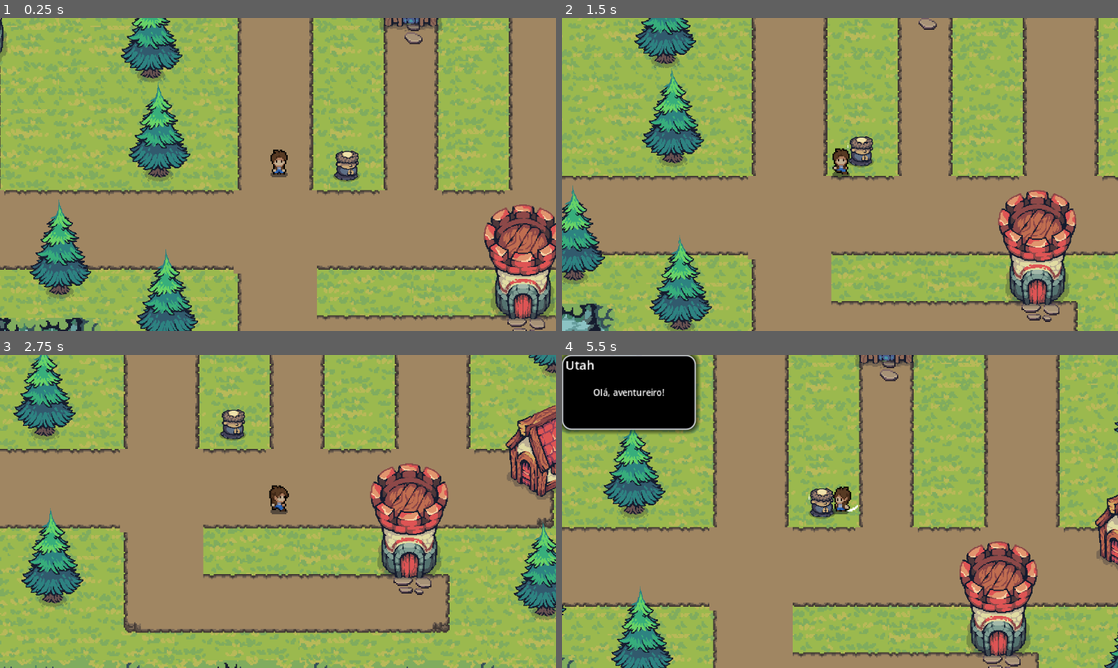
Above: before the commit, frames 1-4 (two rows, left to right).
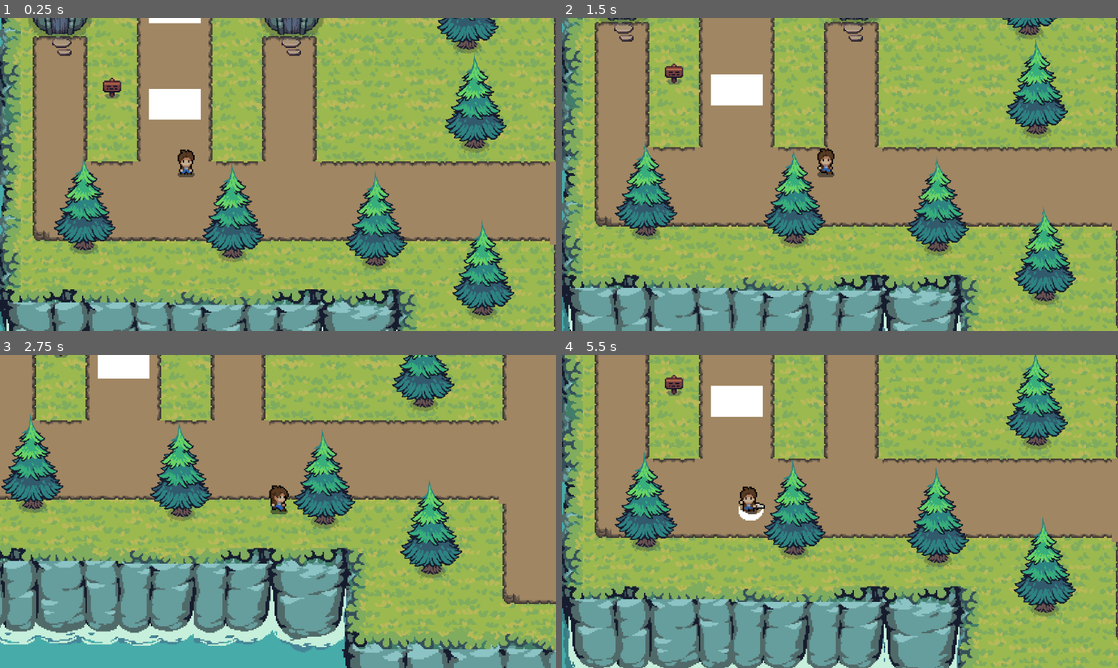
Above: after the commit, the same moments.

Repository: johanpq/game_godot
Game: Godot game, scene res://Scenario/scenario.tscn
Same seed, same stepped clock (60 frames per second), same inputs: the game is played once before the commit and once after it. This scene is started directly instead of the project's main scene.
Inputs:
- Up to frame 1 (0.25 s): no input
- Up to frame 2 (1.5 s): tap Enter (ui_accept) at 0.5, 0.77 s; hold D (move_right) 0.53-1.28 s; tap P (attack) at 0.6 s; hold S (move_down) from 1.28 s (still down); tap F (get_item) at 1.35 s
- Up to frame 3 (2.75 s): tap Enter (ui_accept) at 1.52 s; release S (move_down) at 2.03 s; hold D (move_right) from 2.03 s (still down); hold I (mural_quests) from 2.03 s (still down)
- Up to frame 4 (5.5 s): release D (move_right) at 2.78 s; release I (mural_quests) at 2.78 s; hold W (move_up) 2.78-3.53 s; tap P (attack) at 2.85, 5.1 s; tap Enter (ui_accept) at 3.02, 3.77, 4.52 s; hold A (move_left) 3.53-5.03 s; tap F (get_item) at 3.6 s; tap I (mural_quests) at 4.35 s; hold S (move_down) from 5.03 s (still down)

The runs differ from the first frame. In frame 1, 74% of the frame differs, in the area x 0-100%, y 0-100%; in frame 2, 77%; in frame 3, 79%; in frame 4, 81%.

Commit message:
feat: added first quest and logic to switch to scenarios

Diff:
--- /dev/null
+++ b/Scenario/level1.tscn
@@ -0,0 +1,3 @@
+[gd_scene format=3 uid="uid://dlth6r7kr30ve"]
+
+[node name="Node2D" type="Node2D"]
--- /dev/null
+++ b/Scenario/quests/quest_1.tscn
@@ -0,0 +1,28 @@
+[gd_scene load_steps=4 format=3 uid="uid://im85oumulcu1"]
+
+[ext_resource type="Script" uid="uid://c7iowq8ulfktn" path="res://Scenario/quests/scripts/quest_1.gd" id="1_21twp"]
+
+[sub_resource type="CanvasTexture" id="CanvasTexture_3b1x2"]
+
+[sub_resource type="RectangleShape2D" id="RectangleShape2D_3b1x2"]
+size = Vector2(32, 20)
+
+[node name="Quest1" type="Node2D"]
+scale = Vector2(0.6, 0.6)
+script = ExtResource("1_21twp")
+
+[node name="Area2D" type="Area2D" parent="."]
+position = Vector2(-5, 0)
+
+[node name="Sprite2D" type="Sprite2D" parent="Area2D"]
+position = Vector2(6.79329, 0.14483)
+rotation = 3.14159
+scale = Vector2(32.8631, -19.8282)
+texture = SubResource("CanvasTexture_3b1x2")
+
+[node name="CollisionShape2D" type="CollisionShape2D" parent="Area2D"]
+position = Vector2(7, 0)
+shape = SubResource("RectangleShape2D_3b1x2")
+debug_color = Color(0.878431, 0.819608, 0, 0.419608)
+
+[connection signal="body_entered" from="Area2D" to="." method="_on_area_2d_body_entered"]
--- /dev/null
+++ b/Scenario/quests/scripts/quest_1.gd
@@ -0,0 +1,19 @@
+extends Node2D
+
+var qnt : int = 0
+
+# Called when the node enters the scene tree for the first time.
+func _ready() -> void:
+	qnt = get_tree().get_nodes_in_group("quest1").size()
+
+func _on_area_2d_body_entered(body: Node2D) -> void:
+	queue_free()
+	if qnt <= 0:
+		GlobalVariables.quest_completed.append("Utah")
+		return
+	qnt -= 1
+
+
+# Called every frame. 'delta' is the elapsed time since the previous frame.
+func _process(delta: float) -> void:
+	pass
--- a/Scenario/scenario.tscn
+++ b/Scenario/scenario.tscn
@@ -1,9 +1,10 @@
-[gd_scene load_steps=35 format=4 uid="uid://bfl0bwcxhfrci"]
+[gd_scene load_steps=44 format=4 uid="uid://bfl0bwcxhfrci"]
 
 [ext_resource type="PackedScene" uid="uid://d0825uxp8afud" path="res://TitleMapLayer/tile_map_layer.tscn" id="1_iwm72"]
 [ext_resource type="PackedScene" uid="uid://k00yvrjm63ux" path="res://npc/npc.tscn" id="2_blswb"]
 [ext_resource type="Texture2D" uid="uid://vh5fwiofp517" path="res://Tiny Swords (Free Pack)/Units/Black Units/Monk/Idle.png" id="3_iwm72"]
 [ext_resource type="PackedScene" uid="uid://c5xviqa6tjxo8" path="res://character/character.tscn" id="4_1eo50"]
+[ext_resource type="Texture2D" uid="uid://bjlk788pfdk36" path="res://Tiny Swords (Free Pack)/Units/Yellow Units/Monk/Idle.png" id="5_cfce6"]
 [ext_resource type="PackedScene" uid="uid://nanf2cwywhgx" path="res://warming/warming.tscn" id="6_0rbo8"]
 [ext_resource type="PackedScene" uid="uid://cydtjy474h63f" path="res://trees/trees_1.tscn" id="7_1eo50"]
 [ext_resource type="Texture2D" uid="uid://cpmchlb8l5als" path="res://Tiny Swords (Free Pack)/Buildings/Red Buildings/House2.png" id="8_e38fm"]
@@ -13,6 +14,7 @@
 [ext_resource type="Texture2D" uid="uid://brj7byhfqyn2f" path="res://Tiny Swords (Free Pack)/Buildings/Blue Buildings/House1.png" id="12_15ync"]
 [ext_resource type="Texture2D" uid="uid://dossqhwwkr280" path="res://Tiny Swords (Free Pack)/Buildings/Black Buildings/Tower.png" id="13_ckxih"]
 [ext_resource type="Texture2D" uid="uid://7kpwntj778pc" path="res://Tiny Swords (Free Pack)/Buildings/Red Buildings/Tower.png" id="14_obhoj"]
+[ext_resource type="PackedScene" uid="uid://im85oumulcu1" path="res://Scenario/quests/quest_1.tscn" id="15_b1tl3"]
 
 [sub_resource type="AtlasTexture" id="AtlasTexture_rsc1k"]
 atlas = ExtResource("3_iwm72")
@@ -58,6 +60,56 @@
 }, {
 "duration": 1.0,
 "texture": SubResource("AtlasTexture_ckxih")
+}],
+"loop": true,
+"name": &"default",
+"speed": 5.0
+}]
+
+[sub_resource type="AtlasTexture" id="AtlasTexture_obhoj"]
+atlas = ExtResource("5_cfce6")
+region = Rect2(0, 0, 192, 192)
+
+[sub_resource type="AtlasTexture" id="AtlasTexture_l3pbu"]
+atlas = ExtResource("5_cfce6")
+region = Rect2(192, 0, 192, 192)
+
+[sub_resource type="AtlasTexture" id="AtlasTexture_1a3ta"]
+atlas = ExtResource("5_cfce6")
+region = Rect2(384, 0, 192, 192)
+
+[sub_resource type="AtlasTexture" id="AtlasTexture_x12u1"]
+atlas = ExtResource("5_cfce6")
+region = Rect2(576, 0, 192, 192)
+
+[sub_resource type="AtlasTexture" id="AtlasTexture_73wn7"]
+atlas = ExtResource("5_cfce6")
+region = Rect2(768, 0, 192, 192)
+
+[sub_resource type="AtlasTexture" id="AtlasTexture_37diw"]
+atlas = ExtResource("5_cfce6")
+region = Rect2(960, 0, 192, 192)
+
+[sub_resource type="SpriteFrames" id="SpriteFrames_vr4ks"]
+animations = [{
+"frames": [{
+"duration": 1.0,
+"texture": SubResource("AtlasTexture_obhoj")
+}, {
+"duration": 1.0,
+"texture": SubResource("AtlasTexture_l3pbu")
+}, {
+"duration": 1.0,
+"texture": SubResource("AtlasTexture_1a3ta")
+}, {
+"duration": 1.0,
+"texture": SubResource("AtlasTexture_x12u1")
+}, {
+"duration": 1.0,
+"texture": SubResource("AtlasTexture_73wn7")
+}, {
+"duration": 1.0,
+"texture": SubResource("AtlasTexture_37diw")
 }],
 "loop": true,
 "name": &"default",
@@ -941,14 +993,31 @@
 
 [node name="Water" parent="." instance=ExtResource("1_iwm72")]
 
+[node name="Quest1-1" parent="." instance=ExtResource("15_b1tl3")]
+position = Vector2(66, 145)
+
+[node name="Quest1-2" parent="." instance=ExtResource("15_b1tl3")]
+position = Vector2(66, 108)
+
 [node name="Character" parent="." instance=ExtResource("4_1eo50")]
-position = Vector2(228, 161)
+position = Vector2(71, 172)
 scale = Vector2(0.5, 0.5)
 
 [node name="Npcs" parent="." instance=ExtResource("2_blswb")]
 position = Vector2(150, 143)
 scale = Vector2(0.44, 0.44)
+dialogues = Array[String](["Exploque o mapa!", "Procure as marcacoes brancas!"])
 sprite_frames = SubResource("SpriteFrames_obhoj")
+next_npc = "Telp"
+
+[node name="Npcs2" parent="." instance=ExtResource("2_blswb")]
+position = Vector2(321, 183)
+scale = Vector2(0.44, 0.44)
+dialogues = Array[String](["Deseja ir para a proxima fase?", "Clique em enter"])
+sprite_frames = SubResource("SpriteFrames_vr4ks")
+name_npc = "Telp"
+required_npc = "Utah"
+next_scenario = "level1"
 
 [node name="Warming" parent="." instance=ExtResource("6_0rbo8")]
 position = Vector2(-34, 57)
--- a/globalVariables.gd
+++ b/globalVariables.gd
@@ -3,3 +3,6 @@
 
 var quest_open = false
 var quest_completed = []
+
+# Variaveis para controlar missoes
+var utha : bool = false
--- a/npc/script/npcs.gd
+++ b/npc/script/npcs.gd
@@ -25,6 +25,7 @@
 @export var next_npc: String
 @export var title_mural: RichTextLabel
 @export var text_mural: RichTextLabel
+@export var next_scenario: String
 
 var player_in_area = false
 var dialogue_index: int = 0
@@ -134,6 +135,9 @@
 	close_label_keyboard()
 	_close_dialogue()
 
+func next_level():
+	get_tree().change_scene_to_file("res://Scenario/" + next_scenario + ".tscn")
+
 func _process(_delta: float) -> void:
 	if is_typing:
 		typing_timer += _delta
@@ -147,3 +151,6 @@
 
 	if player_in_area and Input.is_action_just_pressed("mural_quests"):
 		toggle_dialogue()
+
+	if player_in_area and Input.is_action_just_pressed("next_level"):
+		next_level()
--- a/project.godot
+++ b/project.godot
@@ -67,6 +67,11 @@
 "events": [Object(InputEventKey,"resource_local_to_scene":false,"resource_name":"","device":-1,"window_id":0,"alt_press …(192 unchanged characters)…
 ]
 }
+next_level={
+"deadzone": 0.2,
+"events": [Object(InputEventKey,"resource_local_to_scene":false,"resource_name":"","device":-1,"window_id":0,"alt_pressed":false,"shift_pressed":false,"ctrl_pressed":false,"meta_pressed":false,"pressed":false,"keycode":0,"physical_keycode":4194309,"key_label":0,"unicode":0,"location":0,"echo":false,"script":null)
+]
+}
 
 [layer_names]
 
Not shown, added: Scenario/quests/scripts/quest_1.gd.uid
